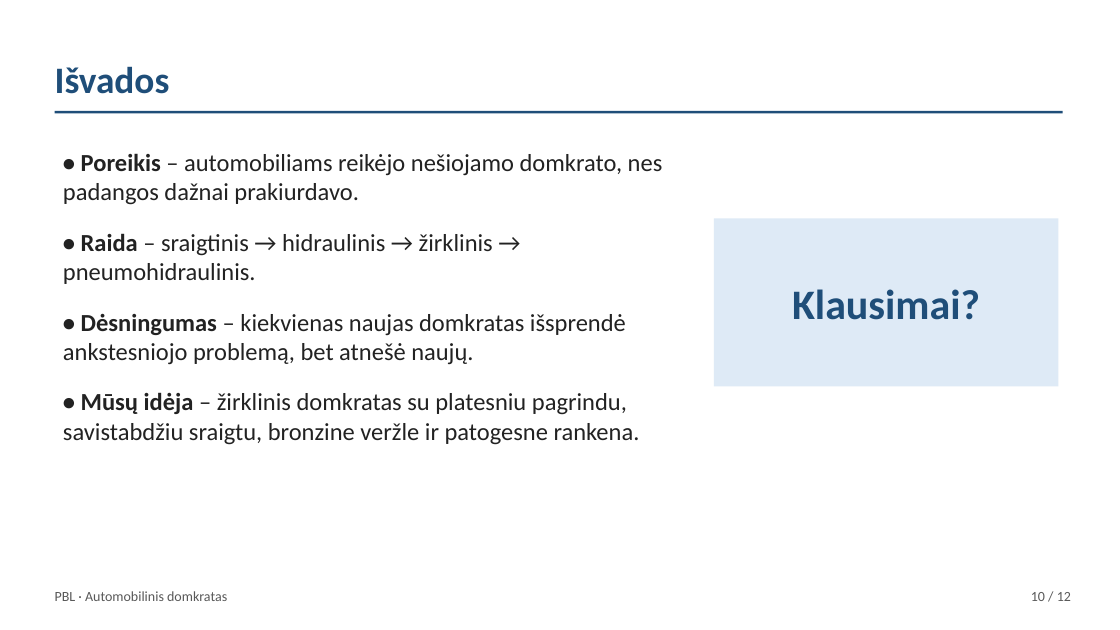
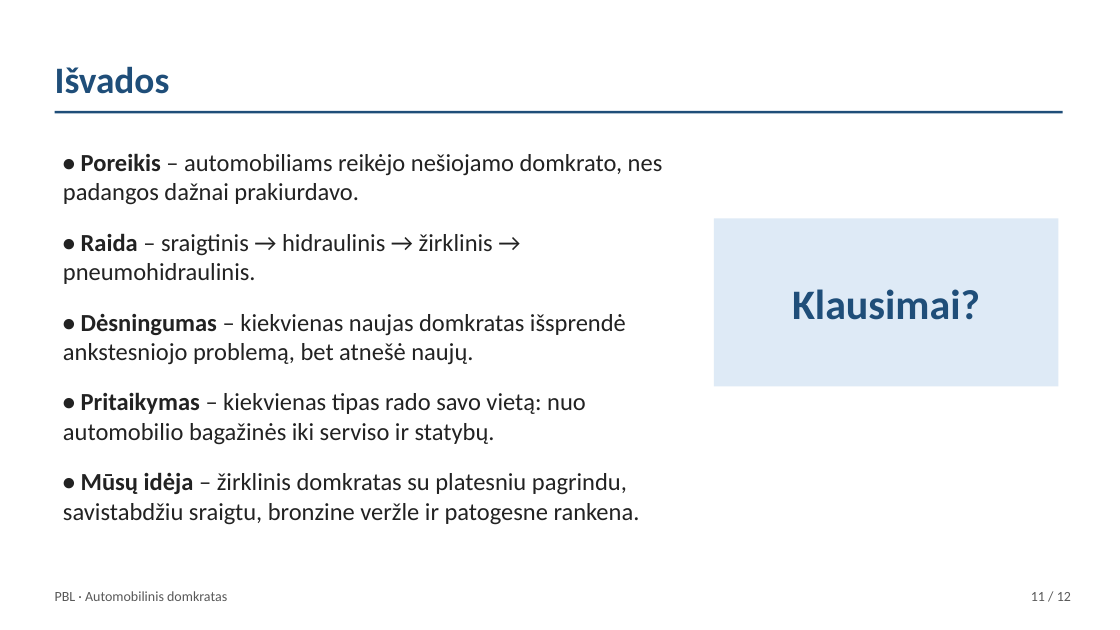
Before and after one commit to Goblinukas-beep/Ye, a slide deck: slide 11 of domkratas-ta1/domkratas-ta1.pptx (slide 10 before the commit). Drawn at 1120x630 pixels with LibreOffice and Linux fonts; fonts in the diff are those of the drawing. Boxes give left, top, right and bottom in pixels: in the first picture for what was removed or moved away, otherwise in the second. Text is boxed around its words. In the diff, an @@ line names an element or a change of style, - is before the commit and + after.

```diff
--- a/domkratas-ta1/domkratas-ta1.pptx
+++ b/domkratas-ta1/domkratas-ta1.pptx
@@ text at <box>63,392,586,445</box>: paragraph added @@
+• Pritaikymas – kiekvienas tipas rado savo vietą: nuo automobilio bagažinės iki serviso ir statybų.
@@ text at <box>1031,592,1071,601</box>: text changed @@
-10 / 12
+11 / 12
```
Also in this commit, not shown: 6 other slides changed, 1 slide added, 1 slide removed, 2 other files.
